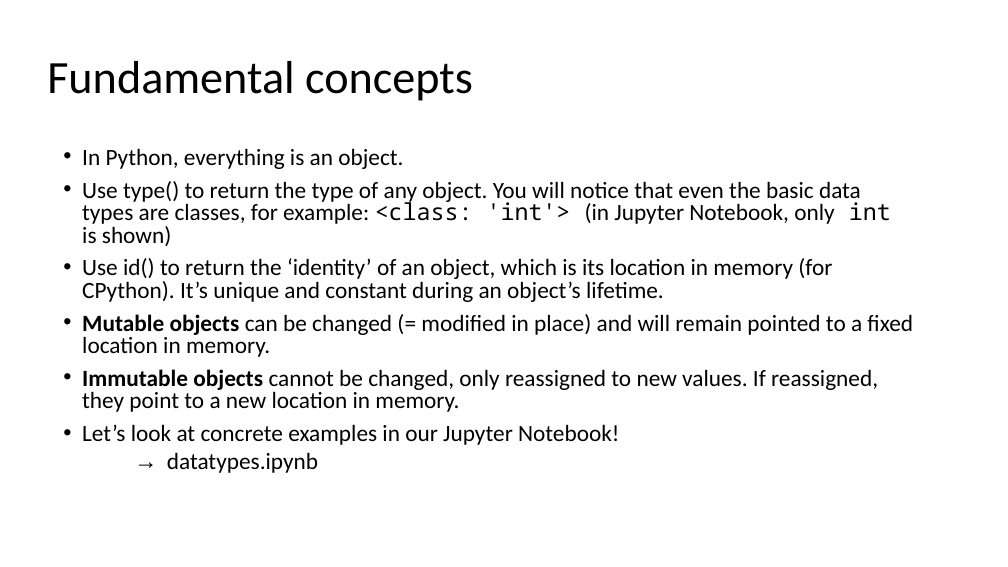
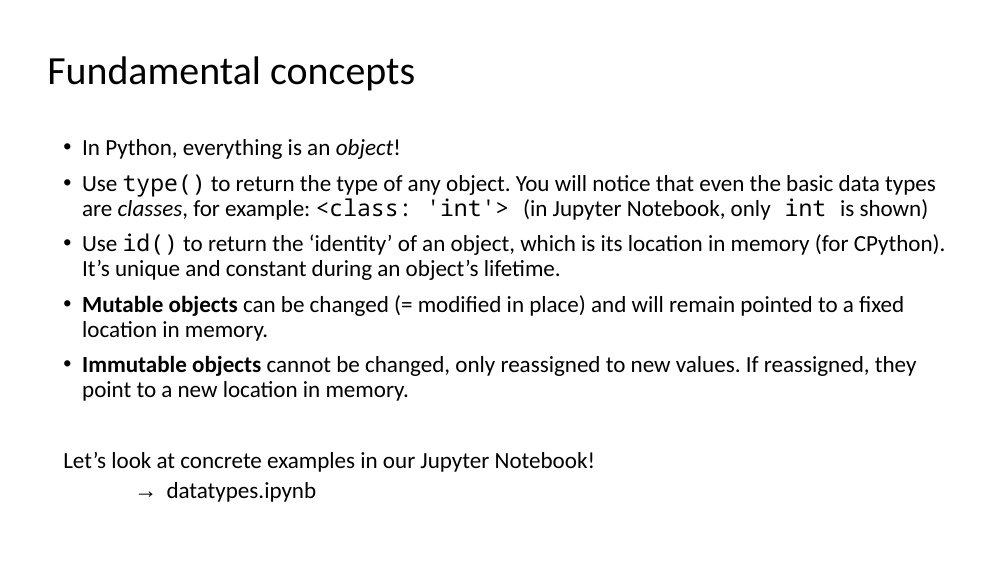
Before and after one commit to btitze/python-course, a slide deck: slide 6 of data_handling_and_analysis/Python Workshop - Data Handling and Analysis.pptx. Drawn at 1008x567 pixels with LibreOffice and Linux fonts; fonts in the diff are those of the drawing. Boxes give left, top, right and bottom in pixels: in the first picture for what was removed or moved away, otherwise in the second. Text is boxed around its words. In the diff, an @@ line names an element or a change of style, - is before the commit and + after.

Commit message:
Update presentation and move csv files to data subfolder

```diff
--- a/data_handling_and_analysis/Python Workshop - Data Handling and Analysis.pptx
+++ b/data_handling_and_analysis/Python Workshop - Data Handling and Analysis.pptx
@@ title "Fundamental concepts" at bbox=[47, 56, 415, 91]: size 44 to 38 pt @@
@@ text "In Python, everything is an ...": place and size @@
-text "In Python, everything is an ..." at bbox=[82, 148, 913, 473]
+text "In Python, everything is an ..." at bbox=[63, 139, 946, 502]
@@ text at bbox=[82, 139, 401, 159]: text changed; size 22.2 to 22 pt @@
-• In Python, everything is an object.
+• In Python, everything is an object!
@@ text at bbox=[63, 174, 946, 502]: size 22.2 to 22 pt; font Calibri to Noto Sans Mono in "type()", "id()"; italic on in "classes,"; line spacing 0.8 to 0.9; bullet • to none @@
```
Also in this commit, not shown: 9 other slides changed, 4 other files.
